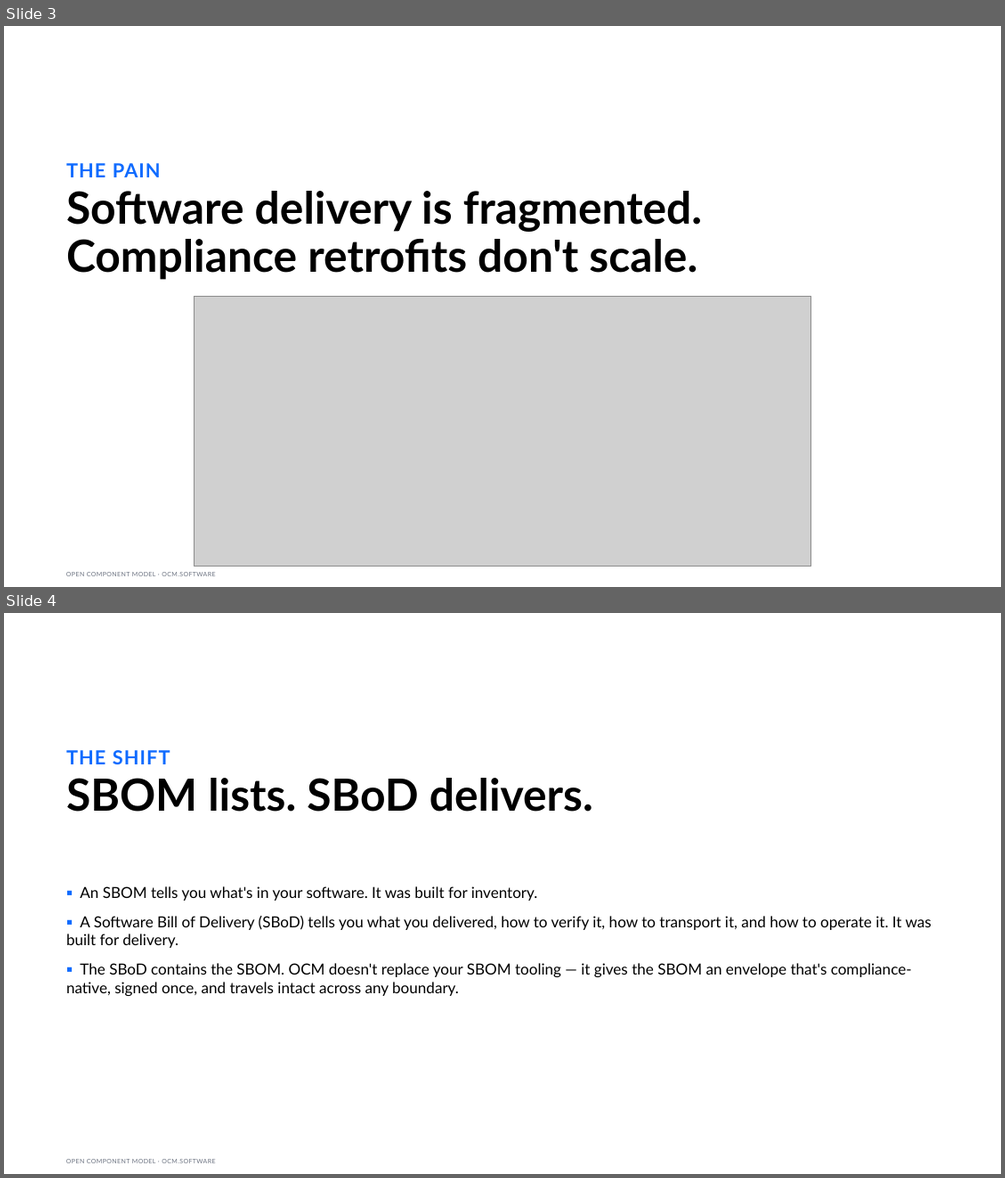
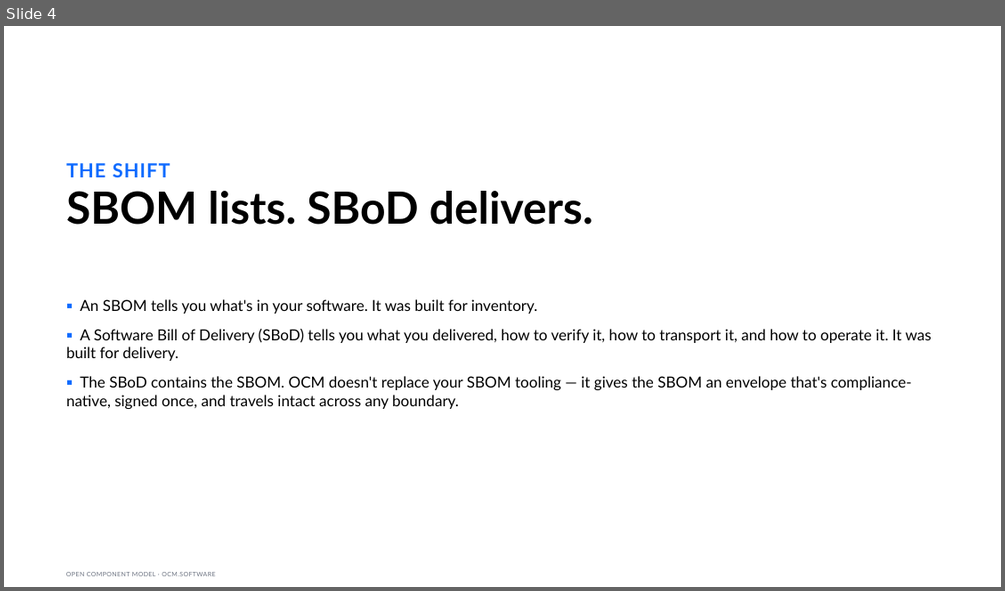
Before and after one commit to morri-son/open-component-model, a slide deck: docs/community/marketing/decks/exec-phase1/OCM-Sovereign-Delivery-Exec.pptx. Shown one above the other, each under a label of ours: slides 3 and 4 before the commit, slide 4 after it. The pictures are 1005x1178 and 1005x591 pixels, drawn with LibreOffice and Linux fonts; fonts in the diff are those of the drawing; grey boxes stand for pictures. Boxes give left, top, right and bottom in pixels: in the first picture for what was removed or moved away, otherwise in the second. Text is boxed around its words. In the diff, an @@ line names an element or a change of style, - is before the commit and + after.

```diff
--- a/docs/community/marketing/decks/exec-phase1/OCM-Sovereign-Delivery-Exec.pptx
+++ b/docs/community/marketing/decks/exec-phase1/OCM-Sovereign-Delivery-Exec.pptx
@@ slide 3 removed at box(4, 26, 1001, 587), background #FFFFFF; not listed: 1 template element that a slide beside it also shows @@
@@ text removed at box(66, 163, 161, 177) @@
-THE PAIN
@@ title removed at box(66, 191, 702, 280) @@
-Software delivery is fragmented.
-Compliance retrofits don't scale.
@@ picture removed at box(194, 297, 811, 566) @@
```
Also in this commit, not shown: 6 slides changed, 3 slides added, 1 other slide removed, 20 other files.
